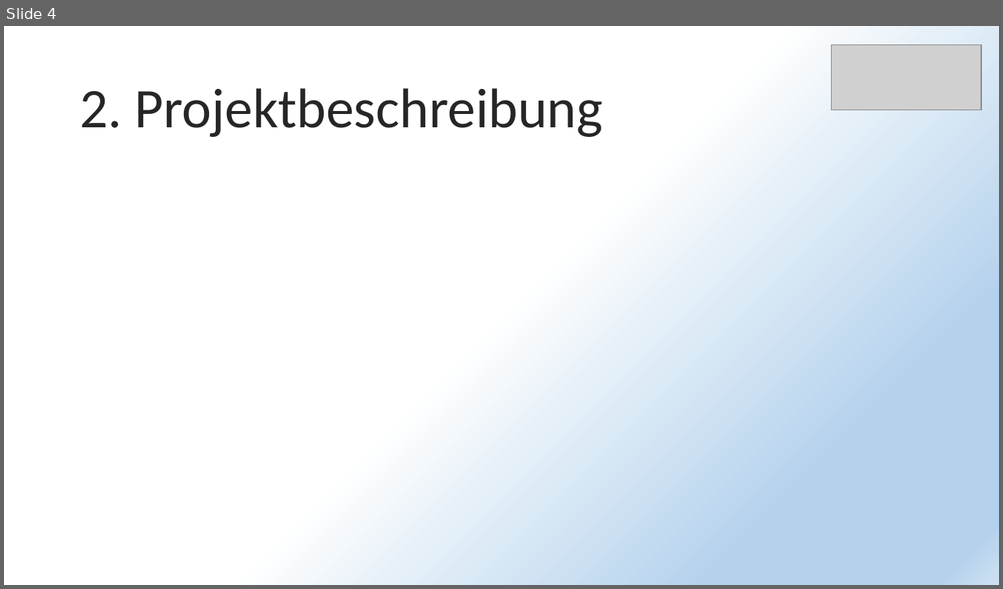
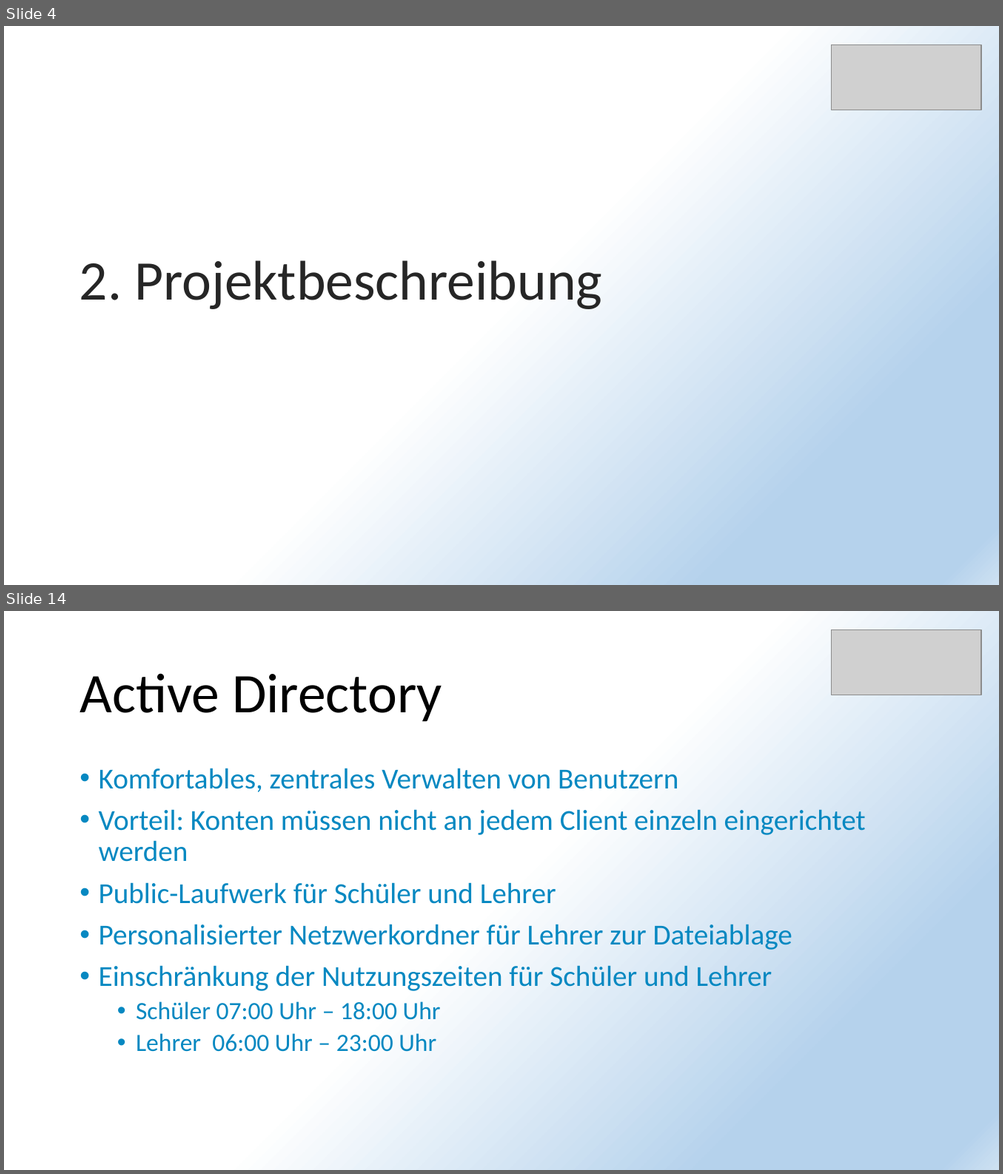
Before and after one commit to PapAnte/g2schoolproject, a slide deck: Projekt IT-Verwaltung.pptx. Shown one above the other, each under a label of ours: slide 4 before the commit, slides 4 and 14 after it; the slides between them are not shown. The pictures are 1003x589 and 1003x1174 pixels, drawn with LibreOffice and Linux fonts; fonts in the diff are those of the drawing; grey boxes stand for pictures. Boxes give left, top, right and bottom in pixels: in the first picture for what was removed or moved away, otherwise in the second. Text is boxed around its words. In the diff, an @@ line names an element or a change of style, - is before the commit and + after.

```diff
--- a/Projekt IT-Verwaltung.pptx
+++ b/Projekt IT-Verwaltung.pptx
@@ slide 14 added at (x1=4, y1=611, x2=999, y2=1170), background gradient #FFFFFF to #B5D2EC to #CEE1F2 @@
@@ picture added at (x1=831, y1=629, x2=981, y2=695) @@
@@ title added at (x1=79, y1=673, x2=442, y2=722), 54 pt, text #000000 @@
+Active Directory
@@ text added at (x1=99, y1=768, x2=865, y2=1052), 28 pt, text #0688C1 @@
+• Komfortables, zentrales Verwalten von Benutzern
+• Vorteil: Konten müssen nicht an jedem Client einzeln eingerichtet werden
+• Public-Laufwerk für Schüler und Lehrer
+• Personalisierter Netzwerkordner für Lehrer zur Dateiablage
+• Einschränkung der Nutzungszeiten für Schüler und Lehrer
+  • Schüler 07:00 Uhr – 18:00 Uhr
+  • Lehrer 06:00 Uhr – 23:00 Uhr
@@ slide 4 changed as well @@
@@ title "2. Projektbeschreibung" moved from (x1=79, y1=88, x2=603, y2=137) to (x1=79, y1=261, x2=602, y2=309) @@
```
Also in this commit, not shown: 6 other slides changed, 25 other slides added, 21 slides removed.
